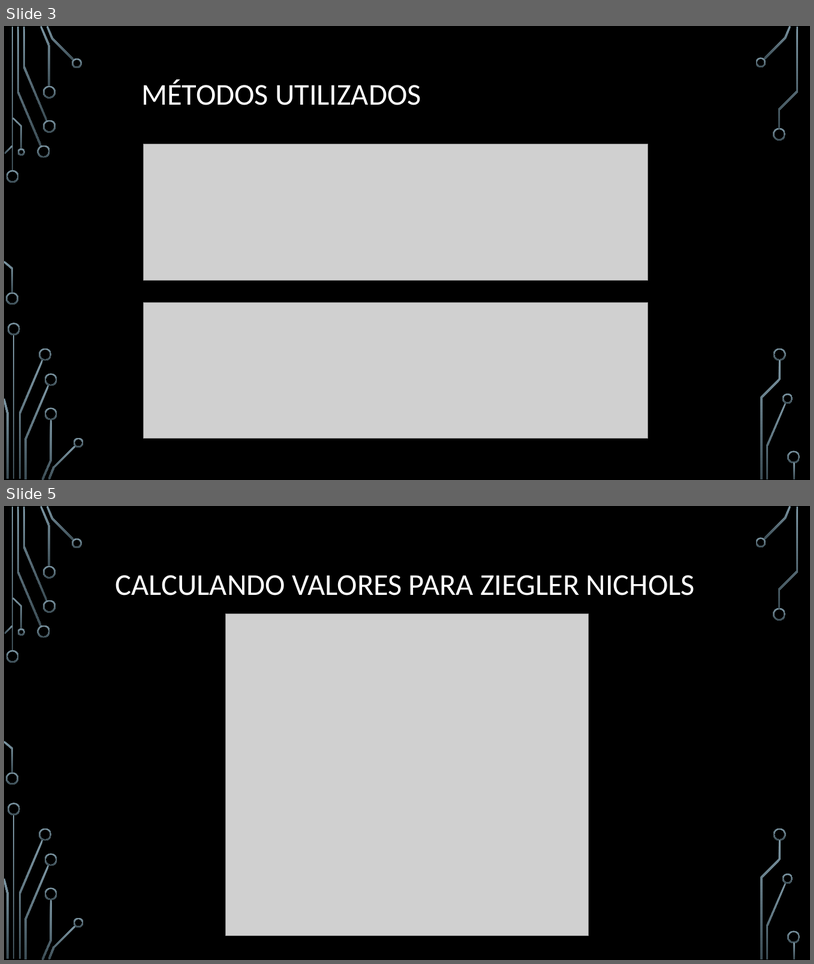
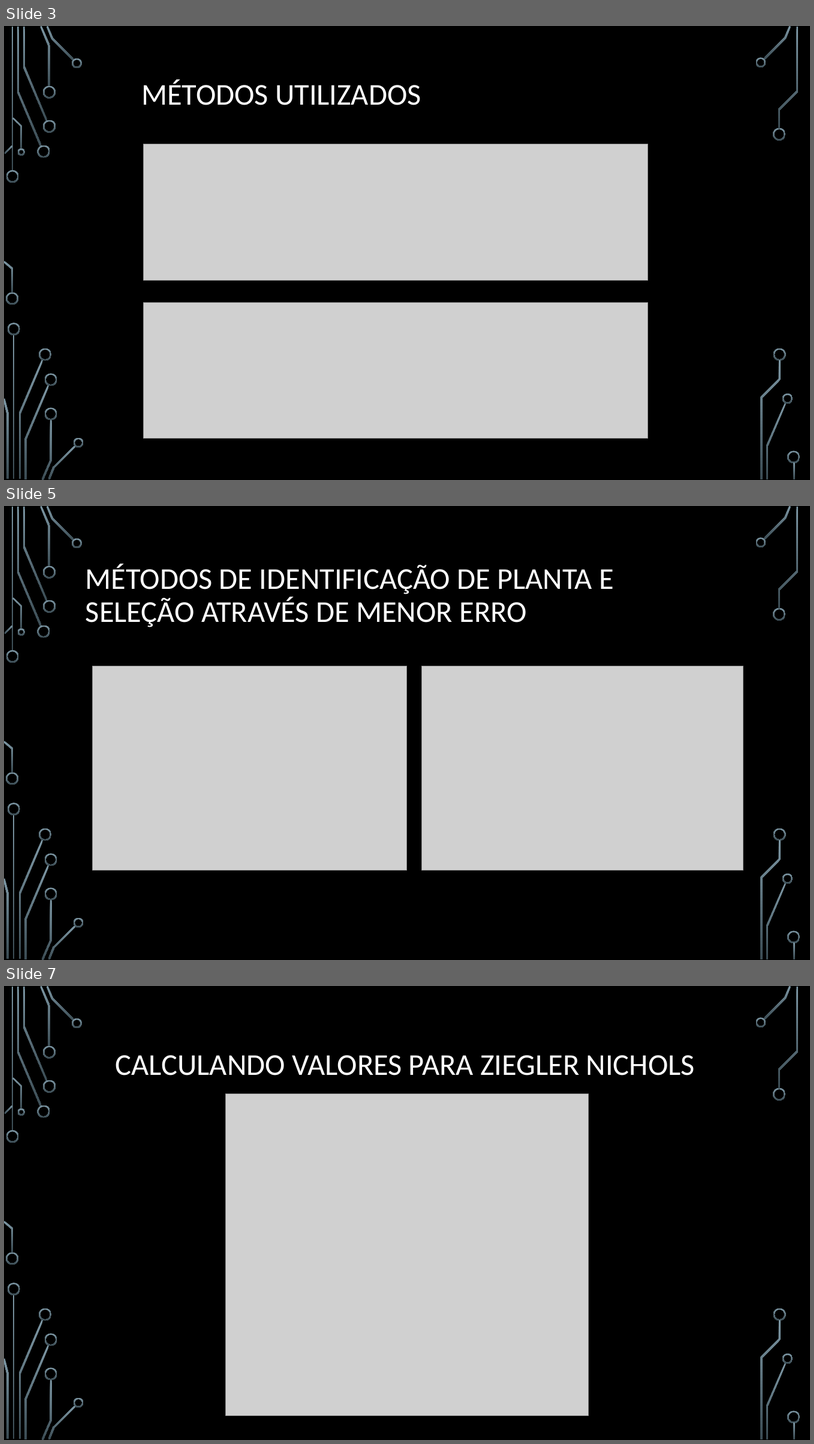
Before and after one commit to MathCarv/C213, a slide deck: documents/Trabalho de Sistemas Embarcados (C213).pptx. Shown one above the other, each under a label of ours: slides 3 and 5 before the commit, slides 3, 5 and 7 after it; the slides between them are not shown. The pictures are 814x964 and 814x1444 pixels, drawn with LibreOffice and Linux fonts; fonts in the diff are those of the drawing; grey boxes stand for pictures; background and template pictures are left out. Boxes give left, top, right and bottom in pixels: in the first picture for what was removed or moved away, otherwise in the second. Text is boxed around its words. In the diff, an @@ line names an element or a change of style, - is before the commit and + after.

```diff
--- a/documents/Trabalho de Sistemas Embarcados (C213).pptx
+++ b/documents/Trabalho de Sistemas Embarcados (C213).pptx
@@ slide 5 added at [4,506,810,960], background picture (left out); not listed: 36 template elements that a slide beside it also shows @@
@@ title added at [86,564,614,627], 36 pt, text #FFFFFF @@
+MÉTODOS DE IDENTIFICAÇÃO DE PLANTA E SELEÇÃO ATRAVÉS DE MENOR ERRO
@@ picture added at [92,666,408,870] @@
@@ picture added at [422,666,744,870] @@
@@ what was slide 5 is now slide 7 @@
```
Also in this commit, not shown: 6 slides changed, 2 other slides added, 7 other files.
